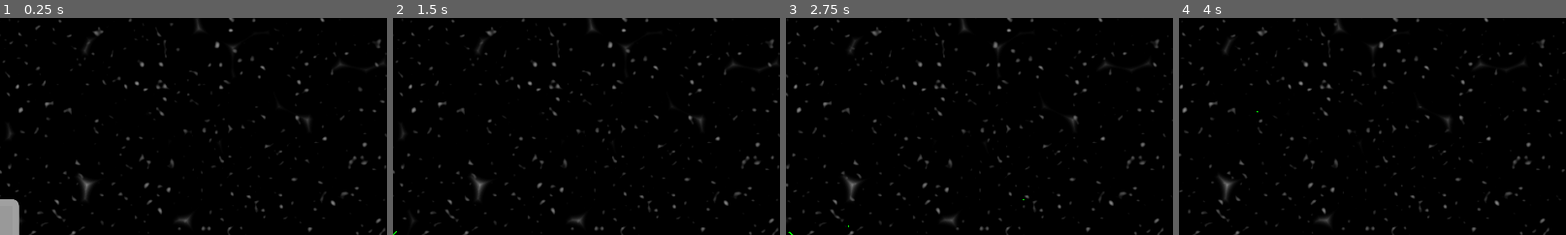
Above: before the commit, frames 1-4 (left to right).
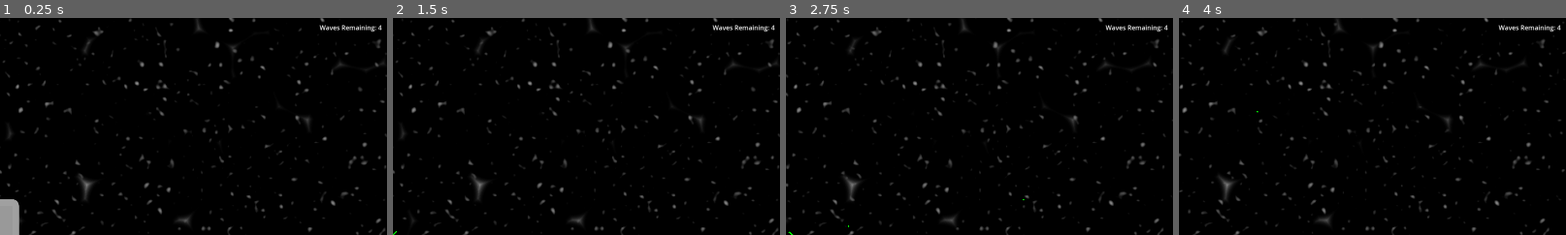
Above: after the commit, the same moments.

Repository: wpuerner/inferno
Game: Godot game, scene res://scenes/main.tscn
The game is run twice, just before and just after one commit, with the same random seed, the same clock (stepped at 60 frames per second) and the same inputs. The engine's default icon, where the game draws it, is replaced by a stand-in: a white triangle on a blue panel in a dark square.
Inputs (mouse positions are % of the whole screen's width and height, from its top left):
- Up to frame 1 (0.25 s): no input
- Up to frame 2 (1.5 s): click "PLAY" at 0.5 s; click "PLAY" at 1.25 s
- Up to frame 3 (2.75 s): tap Enter at 2 s; move the mouse to (72, 45) at 2.02 s; press the mouse at (72, 45) at 2.03 s; hold D (move_right) from 2.03 s (still down)
- Up to frame 4 (4 s): release D (move_right) at 2.75 s; release the mouse at (72, 45) at 2.75 s; drag from (30, 55) to (45, 70) at 2.77 s; tap Space at 3.5 s; move the mouse to (60, 28) at 3.52 s; press the mouse at (60, 28) at 3.53 s; hold D (move_right) from 3.53 s (still down)
The pictures show only the part of the screen within x 50-100%, y 0-50%; the shares and areas given below are measured in that part.

The runs differ from the first frame. In frame 1, 0.3% of the frame differs, in the area x 82-99%, y 3-7%; in frame 2, 0.3%; in frame 3, 0.3%; in frame 4, 0.3%.

Commit message:
introduce waves; fix bug with array attribute

Diff:
--- a/scenes/attributes/attribute/array_attribute.gd
+++ b/scenes/attributes/attribute/array_attribute.gd
@@ -1,11 +1,9 @@
 class_name ArrayAttribute extends Attribute
 
-@export var value: Array
+func add(value):
+	get_value().append(value)
 
-func add(value):
-	var array = get_value()
-	array.append(value)
-	set_value(array)
-
-func get_default_value():
-	return value
+func reset():
+	if get_value() == null:
+		set_value([])
+	else: get_value().clear()
--- a/scenes/main.gd
+++ b/scenes/main.gd
@@ -5,15 +5,18 @@
 @onready var hand: Node2D = find_child("Hand")
 @onready var debug_overlay = get_node("/root/DebugOverlay")
 @onready var health_bar: ProgressBar = $GameplayOverlayCanvasLayer.find_child("HealthBar")
+@onready var wave_label: Label = $GameplayOverlayCanvasLayer.find_child("WaveLabel")
 
-var num_spawns: int = 2:
+var num_spawns: int = 3
+var num_waves: int = 4:
 	set(value):
-		num_spawns = value
-		debug_overlay.print("Number spawns remaining", num_spawns)
+		num_waves = value
+		wave_label.text = str("Waves Remaining: ", num_waves)
 var active_enemies: Array[Node2D] = []
 
 func _ready():
 	player_health_attribute.was_changed.connect(_on_player_health_attribute_was_changed)
+	num_waves = 4
 	$HandCanvasLayer.find_child("Hand").position = get_viewport_rect().size / 2
 	$AttributeHandler.reset()
 	_open_hand()
@@ -52,10 +55,15 @@
 
 func _finish_level():
 	$Player.process_mode = Node.PROCESS_MODE_DISABLED
-	$LevelCompleteCanvasLayer.visible = true
-	$LevelCompleteCanvasLayer/PrizeOverlay.open()
+	if num_waves > 0:
+		num_waves -= 1
+		_open_hand()
+	else:
+		$LevelCompleteCanvasLayer.visible = true
+		$LevelCompleteCanvasLayer/PrizeOverlay.open()
 
 func _open_hand():
+	$AttributeHandler.reset()
 	$HandCanvasLayer.visible = true
 	hand.open_with_runes($RunePool.get_hand())
 
@@ -74,12 +82,12 @@
 func _on_prize_overlay_was_completed():
 	$LevelCompleteCanvasLayer/PrizeOverlay.close()
 	$LevelCompleteCanvasLayer.visible = false
-	$AttributeHandler.reset()
+	num_waves = 4
 	_open_hand()
 
 func _on_prize_overlay_was_completed_with_rune(rune: Rune):
 	$RunePool.add_rune(rune)
 	$LevelCompleteCanvasLayer/PrizeOverlay.close()
 	$LevelCompleteCanvasLayer.visible = false
-	$AttributeHandler.reset()
+	num_waves = 4
 	_open_hand()
--- a/scenes/main.tscn
+++ b/scenes/main.tscn
@@ -78,8 +78,10 @@
 [node name="GameplayOverlayCanvasLayer" type="CanvasLayer" parent="."]
 
 [node name="MarginContainer" type="MarginContainer" parent="GameplayOverlayCanvasLayer"]
-offset_right = 324.0
+anchors_preset = 10
+anchor_right = 1.0
 offset_bottom = 48.0
+grow_horizontal = 2
 theme_override_constants/margin_left = 12
 theme_override_constants/margin_top = 12
 theme_override_constants/margin_right = 12
@@ -93,6 +95,11 @@
 step = 1.0
 value = 8.0
 show_percentage = false
+
+[node name="WaveLabel" type="Label" parent="GameplayOverlayCanvasLayer/MarginContainer"]
+layout_mode = 2
+text = "Waves Remaining: 1"
+horizontal_alignment = 2
 
 [node name="GameplayMenuCanvasLayer" type="CanvasLayer" parent="."]
 
